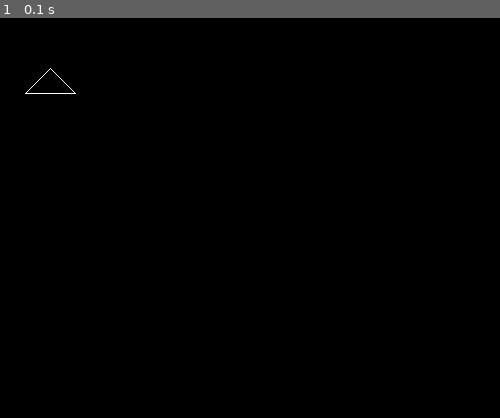
Above: before the commit, frame 1.
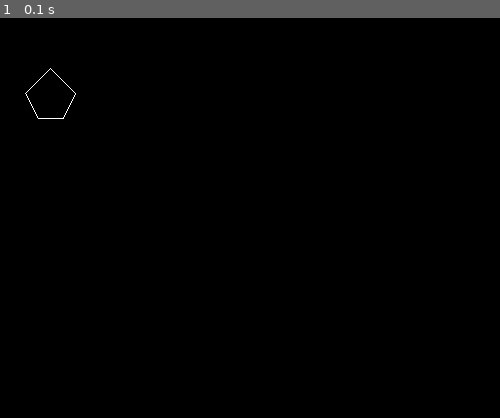
Above: after the commit, the same moment.

Repository: jonaspau/pygame_demo
Game: pygame game, started from paths.py
Two runs of this game, one before a commit and one after it. Both use one fixed random seed, a clock stepped at 60 frames per second and the inputs below.
Inputs:
- Up to frame 1 (0.1 s): no input

The runs differ from the first frame. In frame 1, less than 0.1% of the frame differs, in the area x 5-16%, y 18-26%.

Commit message:
Added points to make a pentagon

Diff:
--- a/paths.py
+++ b/paths.py
@@ -5,6 +5,6 @@
 
 while True:
     pygame.draw.lines(window, (255, 255, 255), True,
-                      ((50, 50), (75, 75), (25, 75)), 1)
+                      ((50, 50), (75, 75), (63, 100), (38, 100), (25, 75)), 1)
 
     pygame.display.update()
